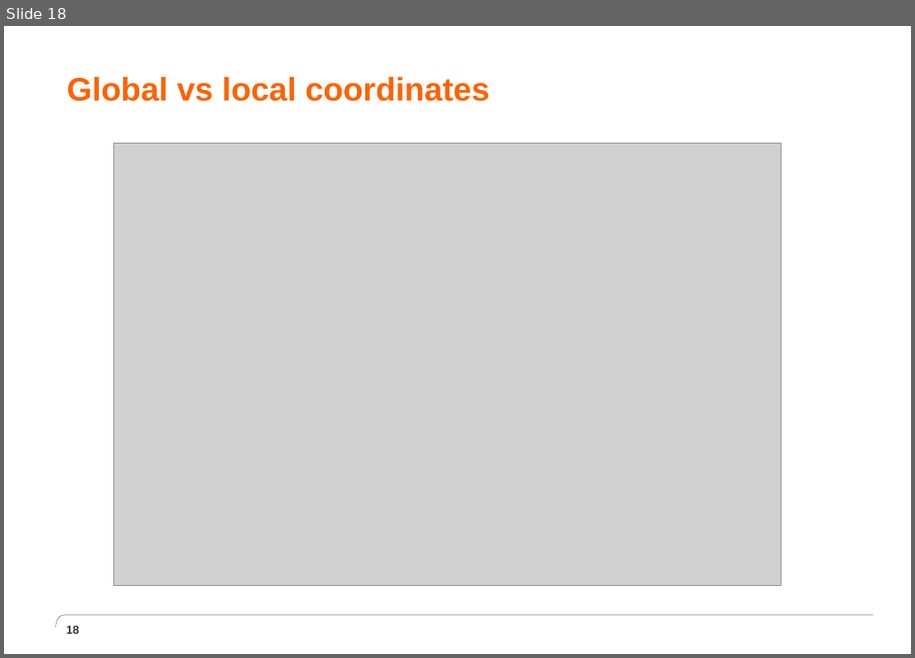
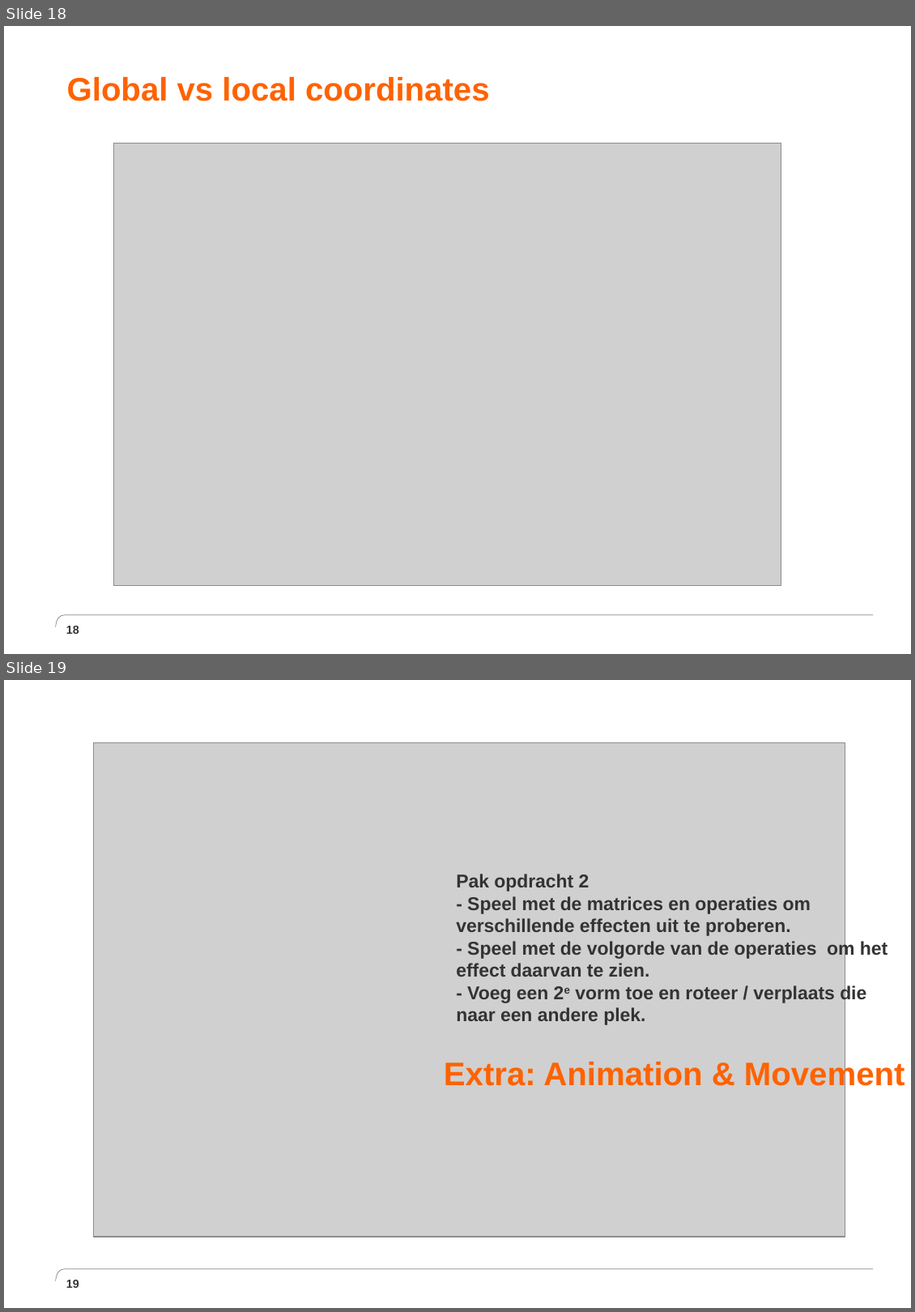
Before and after one commit to JesseBrand/WebGL, a slide deck: ppt/Presentatie Chaptermeeting WebGL 1.pptx. Shown one above the other, each under a label of ours: slide 18 before the commit, slides 18 and 19 after it. The pictures are 915x658 and 915x1312 pixels, drawn with LibreOffice and Linux fonts; fonts in the diff are those of the drawing; grey boxes stand for pictures; background and template pictures are left out. Boxes give left, top, right and bottom in pixels: in the first picture for what was removed or moved away, otherwise in the second. Text is boxed around its words. In the diff, an @@ line names an element or a change of style, - is before the commit and + after.

```diff
--- a/ppt/Presentatie Chaptermeeting WebGL 1.pptx
+++ b/ppt/Presentatie Chaptermeeting WebGL 1.pptx
@@ slide 19 added at [4, 680, 911, 1308], background #FFFFFF; not listed: 1 template element that a slide beside it also shows @@
@@ picture added at [94, 743, 845, 1237] @@
@@ text added at [456, 874, 888, 1025], 16 pt, text #333333, bold @@
+Pak opdracht 2
+- Speel met de matrices en operaties om verschillende effecten uit te proberen.
+- Speel met de volgorde van de operaties om het effect daarvan te zien.
+- Voeg een 2e vorm toe en roteer / verplaats die naar een andere plek.
@@ title added at [444, 1059, 906, 1091], 28 pt, text #FF6200, bold @@
+Extra: Animation & Movement
@@ page number added at [66, 1279, 79, 1288], 10 pt, text #333333, bold @@
+19
```
Also in this commit, not shown: 1 other slide added, 3 slides removed.
